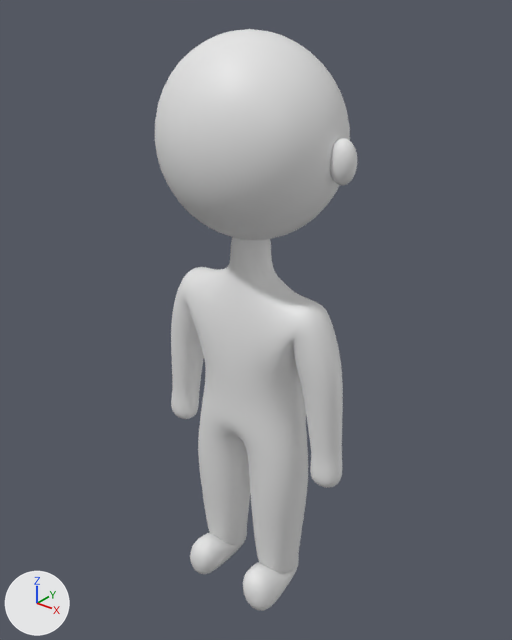
The glTF model scripts/blender/cafe-customer-mesh.glb: old version first, new version second.
Before and after are seen from a camera (50 mm lens) standing at (0.748, -0.921, 1.192) and looking at (-0.007, 0.023, 0.607). Lighting does not change. The marker at lower left points along +X, +Y and +Z. The first picture is the older version. Vertices at exactly the same position are counted once.

Names of what the first picture shows: 'MannequinBody'.
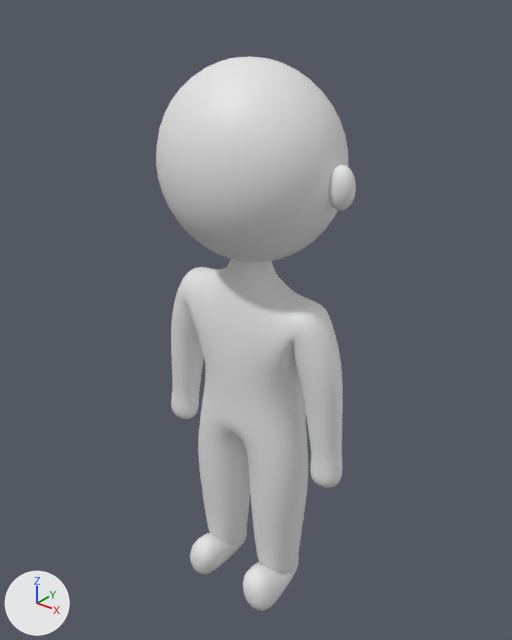
Commit message: Mannequin: shorter neck

Pixel boxes [x1, y1, x2, y2] of what changed, in the pictures (512 x 640 px; the box of a moved part takes in the faces that stretch with it):
'MannequinBody', reshaped: before [155, 29, 357, 611]; after [156, 56, 356, 611]
part 1 of me_mannequinbody, moved or reshaped: before [155, 29, 350, 240]; after [156, 56, 348, 262]
part 2 of me_mannequinbody, moved or reshaped: before [330, 138, 357, 185]; after [329, 165, 356, 211]
part 3 of me_mannequinbody, moved or reshaped: before [218, 237, 285, 291]; after [218, 259, 285, 291]

Edits to the bpy script that builds the scene:
```text
Change me_mannequinbody:
    used by ob_mannequinbody; location = (0.0, 0.0, 0.0)
    remove me_mannequinbody.from_pydata(...)  # 4152 vertices, 8288 faces; spans x -0.212..0.212, y -0.144..0.144, z 0.001..1.118
    add me_mannequinbody.from_pydata(...)  # 4088 vertices, 8160 faces; spans x -0.212..0.212, y -0.144..0.144, z 0.001..1.078
    me_mannequinbody part 1: the loose piece of 610 vertices spanning x -0.171..0.171, y -0.144..0.144, z 0.782..1.118 is moved by (0.0, 0.0, -0.04)
    me_mannequinbody part 2: the loose piece of 610 vertices spanning x 0.157..0.203, y -0.019..0.019, z 0.902..0.974 is moved by (0.0, 0.0, -0.04)
    me_mannequinbody part 3
    73 vertices are removed from x -0.035..0.035, y -0.032..0.032, z 0.756..0.797
    168 faces are deleted
    11 vertices in x -0.049..0.049, y -0.033..0.013, z 0.714..0.724 move by (0.0, 0.0, 0.003)
    11 vertices in x -0.059..0.059, y -0.025..0.034, z 0.707 move by (0.0, 0.0, 0.001)
    4 vertices in x -0.031..0.031, y -0.033..0.033, z 0.724 move by (0.0, 0.0, 0.004)
    3 vertices in x -0.036..0.036, y 0.024..0.033, z 0.715 move by (0.0, 0.0, 0.002)
    3 vertices in x 0.04..0.043, y -0.013..0.013, z 0.724 move by (-0.001, 0.0, 0.004)
    3 vertices in x -0.043..-0.04, y -0.013..0.013, z 0.724 move by (0.001, 0.0, 0.004)
    61 vertices move from x -0.039..0.039, y -0.034..0.034, z 0.707..0.767 to x -0.037..0.037, y -0.034..0.032, z 0.707..0.763
    9 vertices are added at x -0.019..0.019, y -0.018..0.018, z 0.755..0.765
    40 new faces join them
    other edits to the shape of me_mannequinbody do not show in these pictures
```
